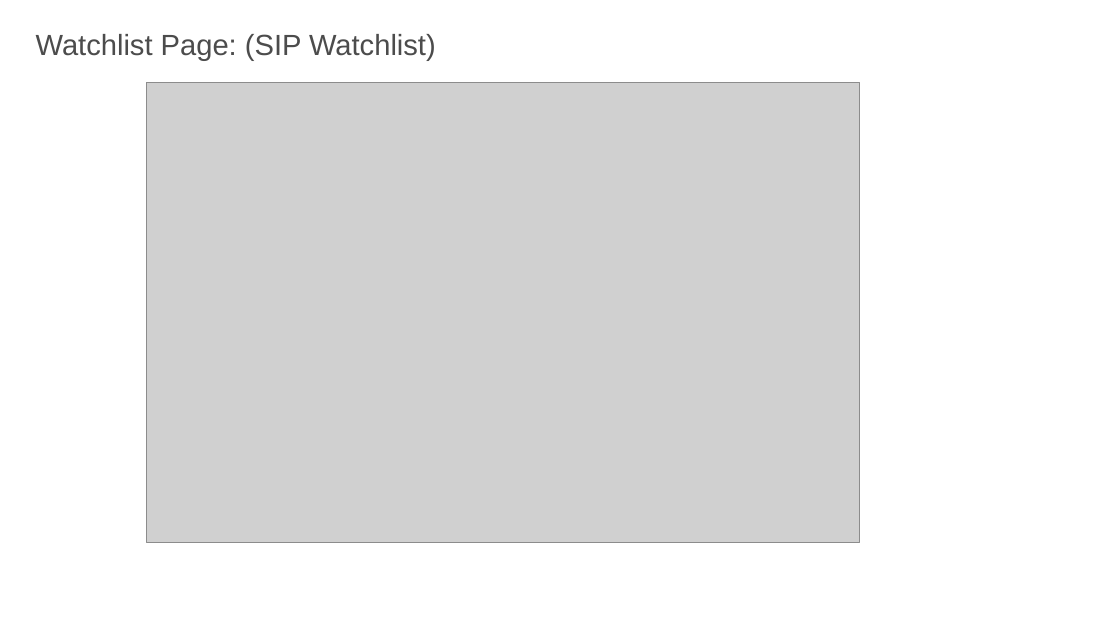
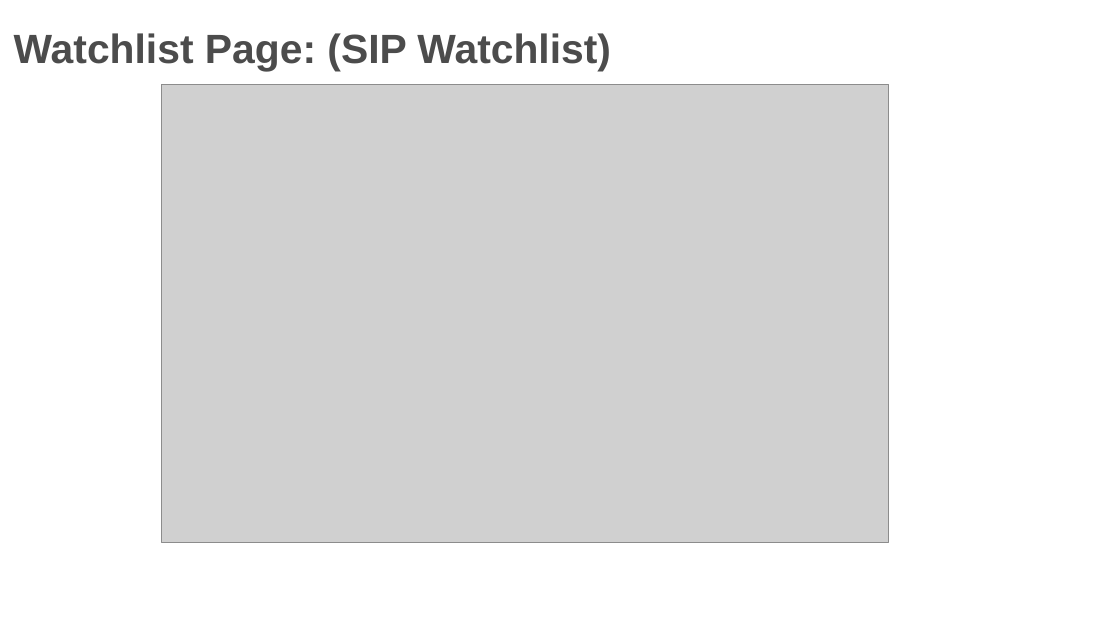
Before and after one commit to Theanantsoni/investsphere, a slide deck: slide 31 of InvestSphere-PPT.pptx (slide 32 before the commit). Drawn at 1120x630 pixels with LibreOffice and Linux fonts; fonts in the diff are those of the drawing; grey boxes stand for pictures; background and template pictures are left out. Boxes give left, top, right and bottom in pixels: in the first picture for what was removed or moved away, otherwise in the second. Text is boxed around its words. In the diff, an @@ line names an element or a change of style, - is before the commit and + after.

```diff
--- a/InvestSphere-PPT.pptx
+++ b/InvestSphere-PPT.pptx
@@ text "Watchlist Page: (SIP Watchlist)": place and size @@
-text "Watchlist Page: (SIP Watchlist)" at box(36, 34, 436, 61)
+text "Watchlist Page: (SIP Watchlist)" at box(14, 33, 611, 71)
@@ text "Watchlist Page: (SIP Watchlist)" at box(14, 33, 611, 71): size 25 to 35 pt, bold on @@
@@ picture: place and size @@
-picture at box(146, 82, 860, 542)
+picture at box(161, 84, 889, 542)
```
Also in this commit, not shown: 30 other slides changed, 3 slides added, 3 slides removed, 2 other files.
